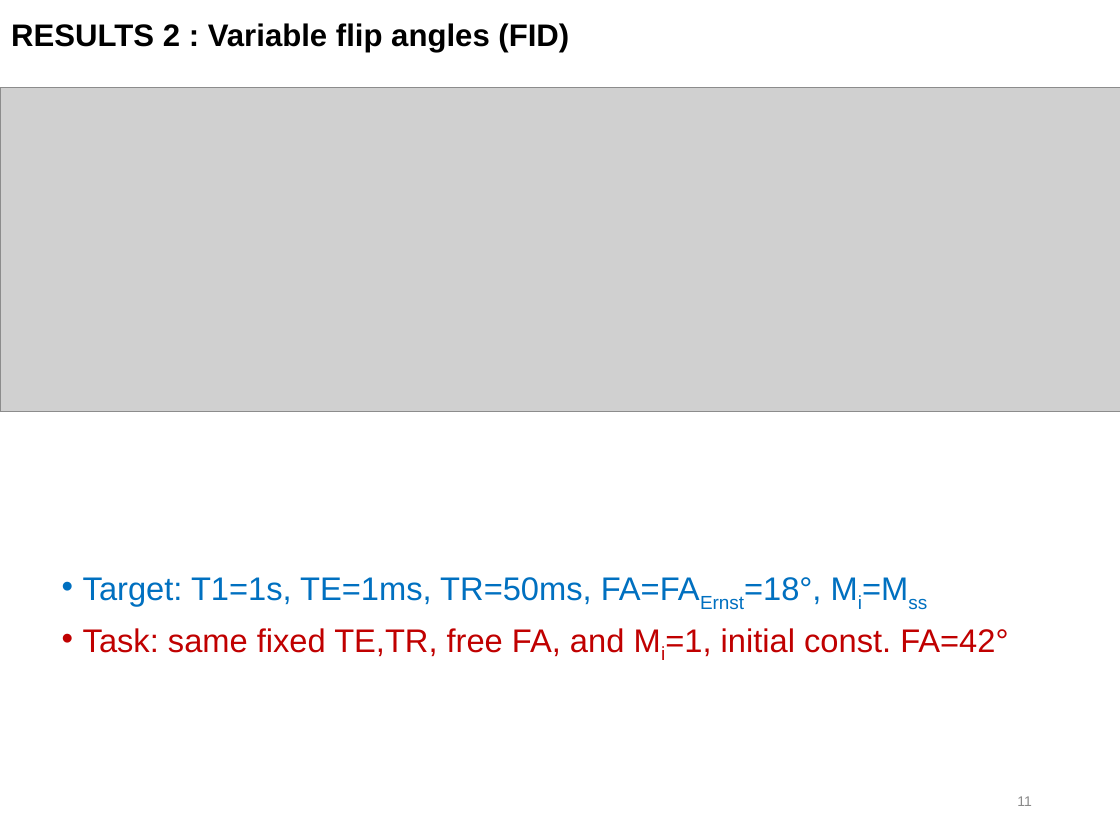
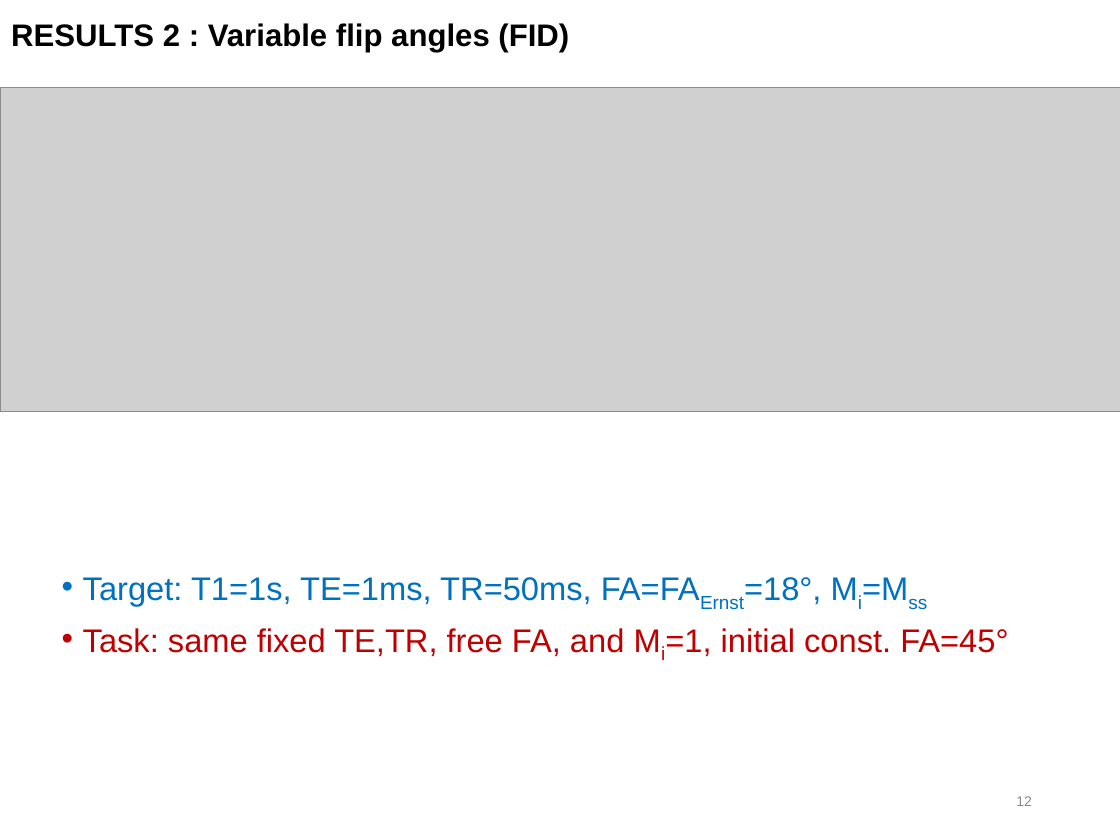
Before and after one commit to mzaiss/MRTwin_pulseq, a slide deck: slide 12 of lyx_ppt/MRIzero_two.ppt (slide 11 before the commit). Drawn at 1120x840 pixels with LibreOffice and Linux fonts; fonts in the diff are those of the drawing; grey boxes stand for pictures. Boxes give left, top, right and bottom in pixels: in the first picture for what was removed or moved away, otherwise in the second. Text is boxed around its words. In the diff, an @@ line names an element or a change of style, - is before the commit and + after.

```diff
--- a/lyx_ppt/MRIzero_two.ppt
+++ b/lyx_ppt/MRIzero_two.ppt
@@ text at <box>83,628,1008,657</box>: text changed @@
-• Task: same fixed TE,TR, free FA, and Mi=1, initial const. FA=42°
+• Task: same fixed TE,TR, free FA, and Mi=1, initial const. FA=45°
@@ page number at <box>1016,796,1032,806</box>: text changed @@
-11
+12
```
Also in this commit, not shown: 4 other slides changed, 2 slides added, 7 other files.
